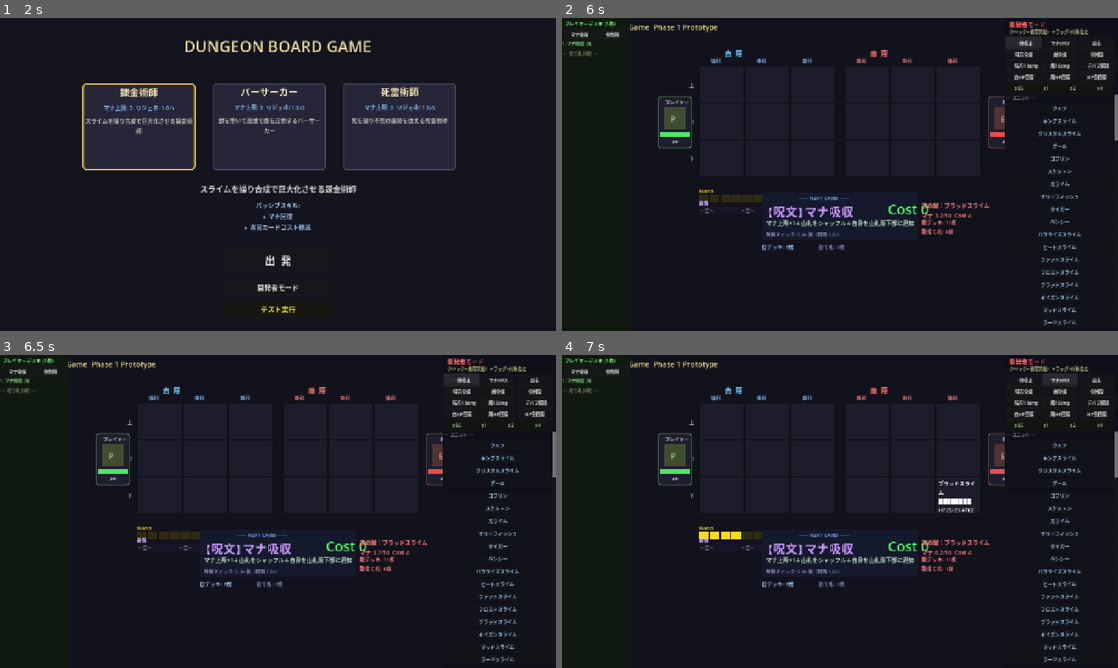
Above: before the commit, frames 1-4 (two rows, left to right).
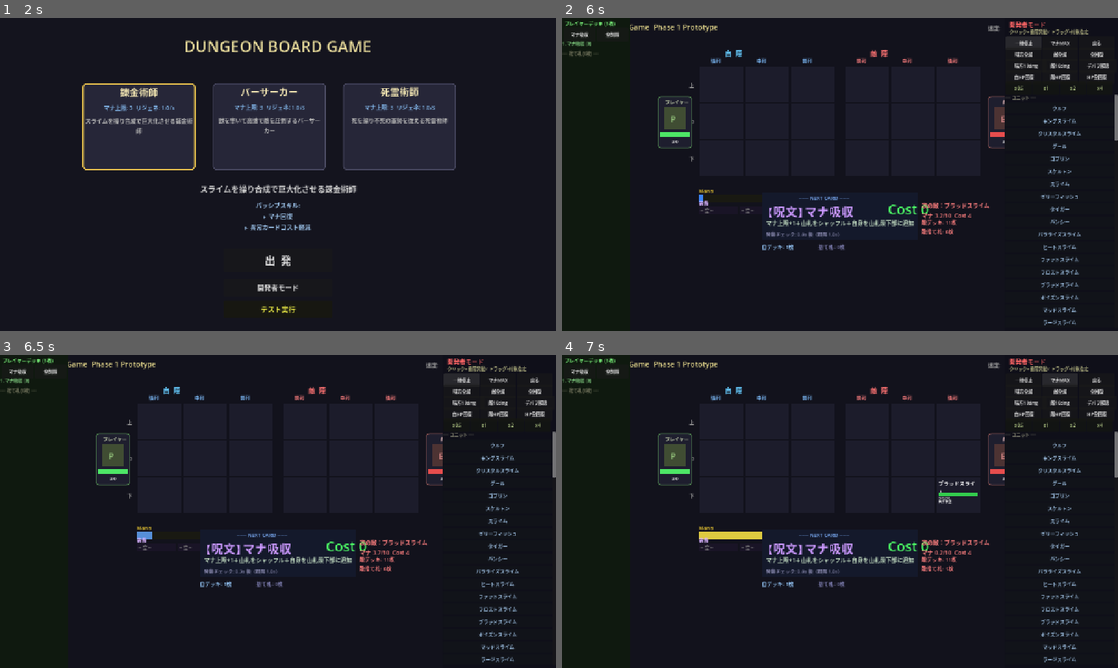
Above: after the commit, the same moments.

Repository: kazumak334-create/dungeon-board-game
Game: Godot game, scene res://scenes/Title.tscn
Two runs of this game, one before a commit and one after it. Both use one fixed random seed, a clock stepped at 60 frames per second and the inputs below.
Inputs (mouse positions are in pixels of both pictures, inside the frame that each line leads up to):
- Up to frame 1 (2 s): click "出 発" at 0.5 s; click "← 戻る" at 1.25 s
- Up to frame 2 (6 s): click "開発者モード" at 2 s; click (1084, 30) at 2.75 s, where only the run after the commit has a clickable "⏸"; click "x1" at 3.5 s; click "x2" at 4.25 s; click "x4" at 5 s; click "一時停止" at 5.75 s
- Up to frame 3 (6.5 s): no input
- Up to frame 4 (7 s): click "マナMAX" at 6.5 s

Frame 1 is identical in both runs. In frame 2, less than 0.1% of the frame differs, in the area x 24-79%, y 2-59%; in frame 3, 0.1%; in frame 4, 0.6%.

Commit message:
feat: バトル画面UI改善（HPバー/マナゲージ/一時停止/環境表示）
- セル内ColorRect HPバー追加（HP比率で緑/黄/赤）
- マナバーを横長ゲージに変更（青→黄グラデーション）
- 一時停止ボタン追加（⏸/▶トグル）
- 環境表示をバトル画面上部に追加
- ダメージフロートのamount=0非表示対応

Co-Authored-By: Claude Sonnet 4.6 <noreply@anthropic.com>

Diff:
--- a/scripts/GameUI.gd
+++ b/scripts/GameUI.gd
@@ -8,6 +8,12 @@
 var _char_hp_labels: Array = [null, null]  # [side] -> Label (HP数値)
 var _char_panels: Array = [null, null]     # [side] -> Panel
 var _damage_floats: Array = []             # [{label, timer, velocity}]
+var _cell_hp_bars: Array = []             # [side][r][c] -> ColorRect（セル内HPバー）
+var _cell_hp_labels: Array = []           # [side][r][c] -> Label（セル内HP数値）
+var _mana_gauge_bar: ColorRect = null     # マナゲージバー
+var _mana_gauge_label: Label = null       # マナ数値ラベル
+var _pause_button: Button = null          # 一時停止ボタン
+var _env_label: Label = null              # 環境表示ラベル
 
 func setup(p_main: Node) -> void:
 	main = p_main
@@ -28,6 +34,19 @@
 	title.add_theme_font_size_override("font_size", 17)
 	title.modulate = Color(0.9, 0.85, 0.55)
 	main.add_child(title)
+
+	# 環境表示
+	_env_label = Label.new()
+	var env_id: String = GameSession.base_environment
+	var env_display: String = ""
+	if env_id != "" and env_id != "env_none":
+		var env_def: Dictionary = CardDB.ENVIRONMENTS.get(env_id, {})
+		env_display = env_def.get("display", env_id)
+	_env_label.text = "環境: %s" % env_display if env_display != "" else ""
+	_env_label.position = Vector2(20, 32)
+	_env_label.add_theme_font_size_override("font_size", 13)
+	_env_label.modulate = Color(0.7, 0.9, 0.7)
+	main.add_child(_env_label)
 
 	# 中央ライン
 	var line := ColorRect.new()
@@ -85,15 +104,20 @@
 	# セル生成
 	main.cell_rects  = [[], []]
 	main.cell_labels = [[], []]
+	_cell_hp_bars  = [[], []]
+	_cell_hp_labels = [[], []]
 	for side in range(2):
 		for r in range(3):
 			main.cell_rects[side].append([])
 			main.cell_labels[side].append([])
+			_cell_hp_bars[side].append([])
+			_cell_hp_labels[side].append([])
 			for c in range(3):
 				var x: int = _cell_x(side, c)
+				var cell_y: int = main.BOARD_TOP + r * main.CELL_H
 				var rect := ColorRect.new()
 				rect.size     = Vector2(main.CELL_W - 4, main.CELL_H - 4)
-				rect.position = Vector2(x + 2, main.BOARD_TOP + r * main.CELL_H + 2)
+				rect.position = Vector2(x + 2, cell_y + 2)
 				rect.color    = Color(0.13, 0.13, 0.2)
 				rect.mouse_entered.connect(on_cell_hover.bind(side, r, c))
 				rect.mouse_exited.connect(on_cell_hover_end)
@@ -102,11 +126,38 @@
 
 				var lbl := Label.new()
 				lbl.position  = rect.position + Vector2(5, 4)
-				lbl.size      = rect.size - Vector2(6, 6)
+				lbl.size      = Vector2(rect.size.x - 6, 28)
 				lbl.add_theme_font_size_override("font_size", 12)
 				lbl.autowrap_mode = TextServer.AUTOWRAP_WORD_SMART
 				main.add_child(lbl)
 				main.cell_labels[side][r].append(lbl)
+
+				# HPバー背景
+				var hp_bar_bg := ColorRect.new()
+				hp_bar_bg.size     = Vector2(rect.size.x - 10, 7)
+				hp_bar_bg.position = Vector2(x + 7, cell_y + 36)
+				hp_bar_bg.color    = Color(0.2, 0.2, 0.2)
+				hp_bar_bg.visible  = false
+				main.add_child(hp_bar_bg)
+
+				# HPバー前景
+				var hp_bar := ColorRect.new()
+				hp_bar.size     = Vector2(rect.size.x - 10, 7)
+				hp_bar.position = Vector2(x + 7, cell_y + 36)
+				hp_bar.color    = Color(0.2, 0.8, 0.3)
+				hp_bar.visible  = false
+				main.add_child(hp_bar)
+				_cell_hp_bars[side][r].append({"bg": hp_bar_bg, "bar": hp_bar})
+
+				# HP数値ラベル
+				var hp_lbl := Label.new()
+				hp_lbl.position = Vector2(x + 7, cell_y + 45)
+				hp_lbl.size     = Vector2(rect.size.x - 10, 14)
+				hp_lbl.add_theme_font_size_override("font_size", 10)
+				hp_lbl.add_theme_color_override("font_color", Color(0.85, 0.85, 0.85))
+				hp_lbl.visible  = false
+				main.add_child(hp_lbl)
+				_cell_hp_labels[side][r].append(hp_lbl)
 
 	# ---- プレイヤー/敵キャラ立絵+HPバー ----
 	_build_character_panel(0)  # プレイヤー側
@@ -198,7 +249,7 @@
 func _build_speed_buttons() -> void:
 	var speeds = [1.0, 2.0, 4.0]
 	var labels = ["x1", "x2", "x4"]
-	var base_x = 1100
+	var base_x = 1020
 	var base_y = 8
 
 	var speed_title = Label.new()
@@ -211,16 +262,32 @@
 	for i in range(speeds.size()):
 		var btn = Button.new()
 		btn.text = labels[i]
-		btn.position = Vector2(base_x + i * 55, base_y)
-		btn.size = Vector2(50, 28)
+		btn.position = Vector2(base_x + i * 50, base_y)
+		btn.size = Vector2(45, 28)
 		btn.add_theme_font_size_override("font_size", 13)
 		var spd = speeds[i]
 		btn.pressed.connect(func(): main.game_speed = spd)
 		main.add_child(btn)
 
+	# 一時停止ボタン
+	_pause_button = Button.new()
+	_pause_button.text = "⏸"
+	_pause_button.position = Vector2(base_x + speeds.size() * 50 + 8, base_y)
+	_pause_button.size = Vector2(45, 28)
+	_pause_button.add_theme_font_size_override("font_size", 14)
+	_pause_button.pressed.connect(_on_pause_pressed)
+	main.add_child(_pause_button)
+
+func _on_pause_pressed() -> void:
+	main.game_paused = not main.game_paused
+	if _pause_button != null:
+		_pause_button.text = "▶" if main.game_paused else "⏸"
+
 func _build_mana_bar() -> void:
 	var bar_y: int = main.BOARD_TOP + 3 * main.CELL_H + 42
 	var bar_x: int = _cell_x(0, 0)
+	var bar_w: int = 220
+	var bar_h: int = 16
 
 	var bar_title := Label.new()
 	bar_title.text     = "Mana"
@@ -229,20 +296,30 @@
 	bar_title.modulate = Color(1.0, 0.85, 0.2)
 	main.add_child(bar_title)
 
+	# ゲージ背景
+	var gauge_bg := ColorRect.new()
+	gauge_bg.size     = Vector2(bar_w, bar_h)
+	gauge_bg.position = Vector2(bar_x, bar_y)
+	gauge_bg.color    = Color(0.1, 0.1, 0.07)
+	main.add_child(gauge_bg)
+
+	# ゲージ前景
+	_mana_gauge_bar = ColorRect.new()
+	_mana_gauge_bar.size     = Vector2(0, bar_h)
+	_mana_gauge_bar.position = Vector2(bar_x, bar_y)
+	_mana_gauge_bar.color    = Color(0.2, 0.5, 1.0)
+	main.add_child(_mana_gauge_bar)
+
+	# 数値ラベル
+	_mana_gauge_label = Label.new()
+	_mana_gauge_label.position = Vector2(bar_x + bar_w + 8, bar_y - 1)
+	_mana_gauge_label.add_theme_font_size_override("font_size", 13)
+	_mana_gauge_label.modulate = Color(1.0, 0.9, 0.3)
+	main.add_child(_mana_gauge_label)
+
+	# 互換用（参照先が壊れないよう空配列を設定）
 	main.mana_bar_cells = []
-	for i in range(10):
-		var cell := ColorRect.new()
-		cell.size     = Vector2(22, 18)
-		cell.position = Vector2(bar_x + i * 25, bar_y)
-		cell.color    = Color(0.2, 0.2, 0.1)
-		main.add_child(cell)
-		main.mana_bar_cells.append(cell)
-
-	main.mana_value_label = Label.new()
-	main.mana_value_label.position = Vector2(bar_x + 10 * 25 + 6, bar_y)
-	main.mana_value_label.add_theme_font_size_override("font_size", 13)
-	main.mana_value_label.modulate = Color(1.0, 0.9, 0.3)
-	main.add_child(main.mana_value_label)
+	main.mana_value_label = _mana_gauge_label
 
 func _build_equipment_ui() -> void:
 	var eq_y: int = main.BOARD_TOP + 3 * main.CELL_H + 68
@@ -470,6 +547,8 @@
 # ---- ダメージフロート ----
 
 func spawn_damage_float(side: int, row: int, col: int, amount: int, is_heal: bool = false) -> void:
+	if amount == 0:
+		return
 	var x = _cell_x(side, col) + main.CELL_W / 2 - 15
 	var y = main.BOARD_TOP + row * main.CELL_H + 10
 	var label = Label.new()
@@ -564,8 +643,6 @@
 			rect.color = Color(0.9, 0.75 * f + 0.1, 0.0)
 		else:
 			rect.color = Color(0.11, 0.11, 0.17)
-		var bar_filled: int = int(hp_ratio * 8)
-		var hp_bar: String = "█".repeat(bar_filled) + "░".repeat(8 - bar_filled)
 		var buffs: Array = []
 		if unit._atk_bonus > 0:        buffs.append("ATK+%d" % unit._atk_bonus)
 		if unit._interval_bonus > 0.0:  buffs.append("SPD+")
@@ -585,14 +662,38 @@
 			flash_line = "★" + main.skill_flash_names[side][r][c] + "!"
 		var lines: Array = [
 			unit.unit_name,
-			"%s HP%d/%d ATK%d" % [hp_bar, unit.current_hp, unit.max_hp, unit.attack],
+			"ATK%d" % unit.attack,
 		]
 		if buff_line != "": lines.append(buff_line)
 		if flash_line != "": lines.append(flash_line)
 		lbl.text = "\n".join(lines)
+		# ColorRect HPバー更新
+		if _cell_hp_bars.size() > side and _cell_hp_bars[side].size() > r and _cell_hp_bars[side][r].size() > c:
+			var hp_dict = _cell_hp_bars[side][r][c]
+			var bar_max_w: float = rect.size.x - 10.0
+			hp_dict["bg"].visible = true
+			hp_dict["bar"].visible = true
+			hp_dict["bar"].size.x = int(bar_max_w * clamp(hp_ratio, 0.0, 1.0))
+			if hp_ratio > 0.5:
+				hp_dict["bar"].color = Color(0.2, 0.8, 0.3)
+			elif hp_ratio > 0.2:
+				hp_dict["bar"].color = Color(0.85, 0.75, 0.1)
+			else:
+				hp_dict["bar"].color = Color(0.9, 0.2, 0.2)
+		if _cell_hp_labels.size() > side and _cell_hp_labels[side].size() > r and _cell_hp_labels[side][r].size() > c:
+			var hp_lbl = _cell_hp_labels[side][r][c]
+			hp_lbl.visible = true
+			hp_lbl.text = "%d/%d" % [unit.current_hp, unit.max_hp]
 	else:
 		rect.color = Color(0.11, 0.11, 0.17)
 		lbl.text   = ""
+		# HPバー非表示
+		if _cell_hp_bars.size() > side and _cell_hp_bars[side].size() > r and _cell_hp_bars[side][r].size() > c:
+			var hp_dict = _cell_hp_bars[side][r][c]
+			hp_dict["bg"].visible = false
+			hp_dict["bar"].visible = false
+		if _cell_hp_labels.size() > side and _cell_hp_labels[side].size() > r and _cell_hp_labels[side][r].size() > c:
+			_cell_hp_labels[side][r][c].visible = false
 	# 盤面効果の可視化
 	var te_vis = main.board_manager.board_effects[side][r][c]
 	if te_vis != null:
@@ -630,14 +731,17 @@
 			_char_hp_labels[side].text = "%d" % main.base_hp[side]
 
 func _update_mana() -> void:
-	var filled: int = int(main.deck_manager.mana)
-	for i in range(10):
-		var cell: ColorRect = main.mana_bar_cells[i]
-		if i < filled:
-			cell.color = Color(1.0, 0.85, 0.1)
-		else:
-			cell.color = Color(0.18, 0.17, 0.07)
-	main.mana_value_label.text = "%.1f / 10" % main.deck_manager.mana
+	var mana: float = main.deck_manager.mana
+	var mana_max: float = main.deck_manager.MANA_MAX
+	var ratio: float = clamp(mana / max(1.0, mana_max), 0.0, 1.0)
+	var bar_w: int = 220
+	if _mana_gauge_bar != null:
+		_mana_gauge_bar.size.x = int(bar_w * ratio)
+		# 色: 低(青) → 高(黄)
+		var gauge_color: Color = Color(0.2, 0.5, 1.0).lerp(Color(1.0, 0.85, 0.1), ratio)
+		_mana_gauge_bar.color = gauge_color
+	if _mana_gauge_label != null:
+		_mana_gauge_label.text = "%.1f / %d（上限%d）" % [mana, int(mana_max), int(mana_max)]
 
 func _update_next_card() -> void:
 	var next = main.deck_manager.get_next_card()
Not shown, changed: CHANGELOG.md
